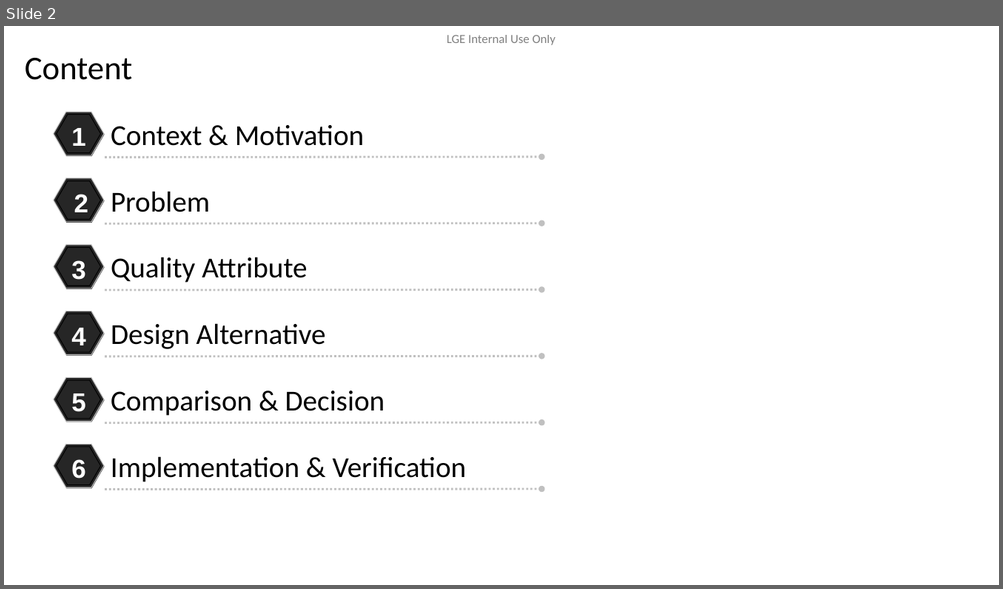
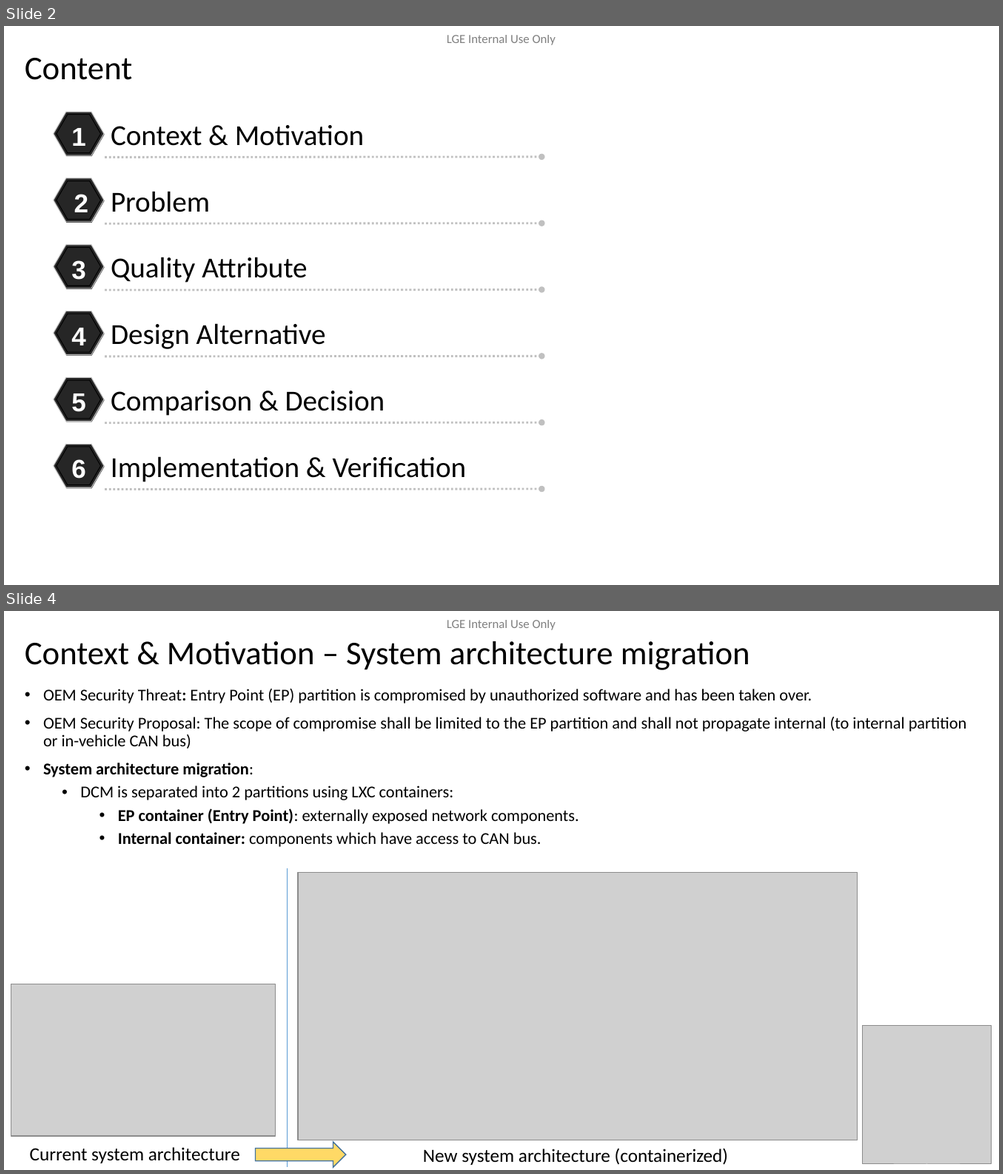
Before and after one commit to btqt/fe, a slide deck: design/FE_phi.vu_Design of Secure Remote Diag on Container Separation Architecture_3rd.pptx. Shown one above the other, each under a label of ours: slide 2 before the commit, slides 2 and 4 after it; the slides between them are not shown. The pictures are 1003x589 and 1003x1174 pixels, drawn with LibreOffice and Linux fonts; fonts in the diff are those of the drawing; grey boxes stand for pictures; background and template pictures are left out. Boxes give left, top, right and bottom in pixels: in the first picture for what was removed or moved away, otherwise in the second. Text is boxed around its words. In the diff, an @@ line names an element or a change of style, - is before the commit and + after.

```diff
--- a/design/FE_phi.vu_Design of Secure Remote Diag on Container Separation Architecture_3rd.pptx
+++ b/design/FE_phi.vu_Design of Secure Remote Diag on Container Separation Architecture_3rd.pptx
@@ slide 4 added at [4,611,999,1170], background #FFFFFF; not listed: 1 template element that a slide beside it also shows @@
@@ title added at [25,641,750,670], 32 pt, text #000000 @@
+Context & Motivation – System architecture migration
@@ text added at [43,689,967,847], 16 pt, text #000000 @@
+• OEM Security Threat: Entry Point (EP) partition is compromised by unauthorized software and has been taken over.
+• OEM Security Proposal: The scope of compromise shall be limited to the EP partition and shall not propagate internal (to internal partition or in-vehicle CAN bus)
+• System architecture migration:
+  • DCM is separated into 2 partitions using LXC containers:
+    • EP container (Entry Point): externally exposed network components.
+    • Internal container: components which have access to CAN bus.
@@ line added from (287, 869) to (287, 1167), #5B9BD5 1 pt @@
@@ picture added at [298,872,857,1141] @@
@@ picture added at [11,985,275,1137] @@
@@ picture added at [862,1026,991,1165] @@
@@ right arrow added at [256,1142,346,1167], fill #FFD966, outline #43739E 1 pt @@
@@ text added at [30,1147,240,1164], 18 pt, text #000000 @@
+Current system architecture
@@ text added at [423,1148,728,1165], 18 pt, text #000000 @@
+New system architecture (containerized)
```
Also in this commit, not shown: 8 slides changed, 2 other files.
